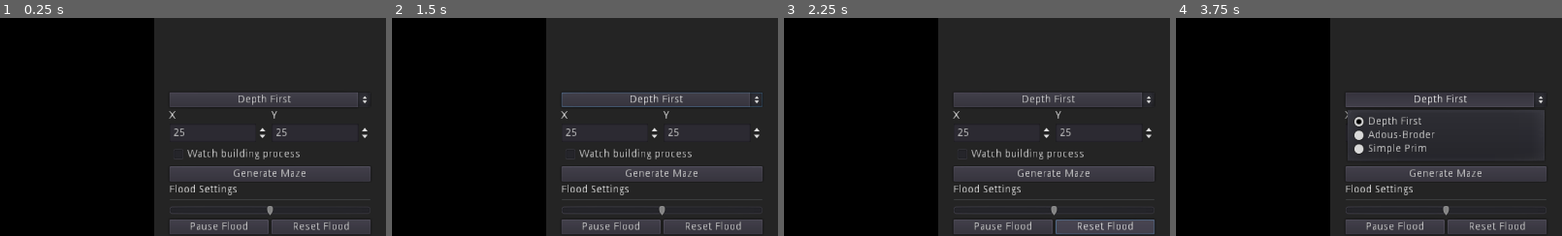
Above: before the commit, frames 1-4 (left to right).
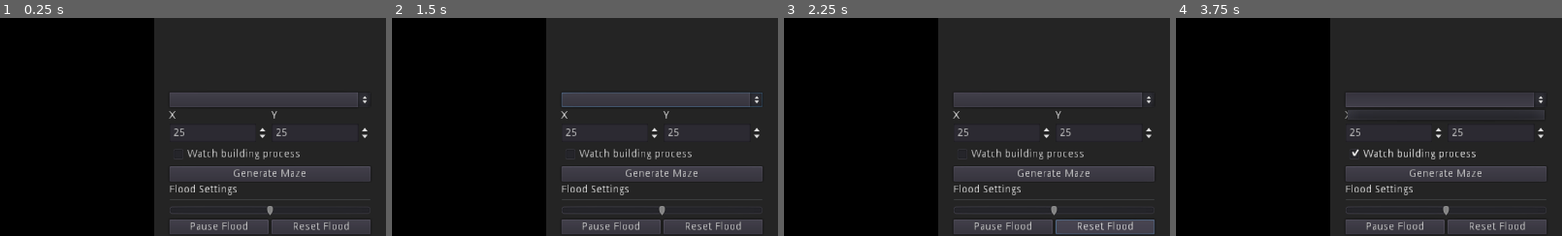
Above: after the commit, the same moments.

Repository: MarcioMed07/GMG
Game: Godot game, scene res://Scenes/Game.tscn
Two runs of this game, one before a commit and one after it. Both use one fixed random seed, a clock stepped at 60 frames per second and the inputs below.
Inputs (mouse positions are % of the whole screen's width and height, from its top left):
- Up to frame 1 (0.25 s): no input
- Up to frame 2 (1.5 s): click (85, 35) at 0.5 s; click "Generate Maze" at 1.25 s
- Up to frame 3 (2.25 s): click "Reset Flood" at 2 s
- Up to frame 4 (3.75 s): click "Watch building process" at 2.75 s; click (85, 35) at 3.5 s
The pictures show only the part of the screen within x 50-100%, y 17-67%; the shares and areas given below are measured in that part.

The runs differ from the first frame. In frame 1, 0.2% of the frame differs, in the area x 61-76%, y 35-40%; in frame 2, 0.2%; in frame 3, 0.2%; in frame 4, 1.8%, in the area x 44-96%, y 35-65%.
Error after the commit: Parse Error: Can't preload resource at path: res://Scripts/Algorithms/Prim.gd (res://Scripts/Maze.gd:6)

Commit message:
Each algorithm to its own file

Diff:
--- a/Scenes/Game.tscn
+++ b/Scenes/Game.tscn
@@ -181,7 +181,6 @@
 size_flags_horizontal = 3
 text = "Reset Flood"
 [connection signal="dragged" from="CanvasLayer/Divider" to="CanvasLayer/Divider/ViewportContainer/Maze" method="_on_Divider_dragged"]
-[connection signal="item_selected" from="CanvasLayer/Divider/Panel/MarginContainer/VBoxContainer/OptionButton" to="CanvasLayer/Divider/ViewportContainer/Maze" method="_on_OptionButton_item_selected"]
 [connection signal="value_changed" from="CanvasLayer/Divider/Panel/MarginContainer/VBoxContainer/DimensionHbox/XSpinVBox/XSpinBox" to="CanvasLayer/Divider/ViewportContainer/Maze" method="_on_XSpinBox_value_changed"]
 [connection signal="value_changed" from="CanvasLayer/Divider/Panel/MarginContainer/VBoxContainer/DimensionHbox/YSpinVBox/YSpinBox" to="CanvasLayer/Divider/ViewportContainer/Maze" method="_on_YSpinBox_value_changed"]
 [connection signal="pressed" from="CanvasLayer/Divider/Panel/MarginContainer/VBoxContainer/GenerateButton" to="CanvasLayer/Divider/ViewportContainer/Maze" method="_on_GenerateButton_pressed"]
--- a/Scripts/DepthFirst.gd
+++ /dev/null
@@ -1,16 +0,0 @@
-extends Node
-
-
-# Declare member variables here. Examples:
-# var a = 2
-# var b = "text"
-
-
-# Called when the node enters the scene tree for the first time.
-func _ready():
-	pass # Replace with function body.
-
-
-# Called every frame. 'delta' is the elapsed time since the previous frame.
-#func _process(delta):
-#	pass
--- a/Scripts/Maze.gd
+++ b/Scripts/Maze.gd
@@ -1,19 +1,24 @@
 extends Node2D
 const Cell = preload("Cell.gd");
+const Utils = preload("Utils.gd")
+
+const algorithms = [
+	preload("res://Scripts/Algorithms/Prim.gd"),
+	preload("res://Scripts/Algorithms/DepthFirst.gd"),
+	preload("res://Scripts/Algorithms/AldousBroder.gd")
+]
 
 #Ui Variables
 onready var panel: Panel =  get_node("/root/Game/CanvasLayer/Divider/Panel")
 onready var watchBuilding: CheckBox = panel.get_node("MarginContainer/VBoxContainer/WatchCheckBox")
 onready var xSpinBox: SpinBox = panel.get_node("MarginContainer/VBoxContainer/DimensionHbox/XSpinVBox/XSpinBox")
 onready var ySpinBox: SpinBox = panel.get_node("MarginContainer/VBoxContainer/DimensionHbox/YSpinVBox/YSpinBox")
+onready var options: OptionButton = panel.get_node("MarginContainer/VBoxContainer/OptionButton")
 
 # Maze variables
 var height: int = 4;
 var width: int = 4;
 var cells: Array;
-var dummy: Cell = Cell.new();
-var generator = funcref(self, "generateDepthFirst")
-var generatorProccess
 var processingMaze = false
 var cellStack = []
 
@@ -29,10 +34,8 @@
 	width = xSpinBox.value
 	height = ySpinBox.value
 	var speedModifier = panel.get_node("MarginContainer/VBoxContainer/SpeedSlider").value
-	var options = panel.get_node("MarginContainer/VBoxContainer/OptionButton")
-	options.add_item("Depth First",0)
-	options.add_item("Adous-Broder",1)
-	options.add_item("Simple Prim",2)
+	for algorithm in algorithms:
+		options.add_item(algorithm.name)
 #	generator.call_func();
 	pass
 
@@ -41,115 +44,12 @@
 	if Input.is_action_just_pressed("mouse_click"):
 		floodQueue.append($TileMap.world_to_map(get_global_mouse_position()/scale))
 	floodProcess(delta)
-	if processingMaze:
-		generatorProccess.call_func();
-	while !watchBuilding.pressed && processingMaze:
-		generatorProccess.call_func();
-	pass
-
-
-## Depth First
-func generateDepthFirst():
-	prepareMaze()
-	var x = 0;
-	var y = 0;
-	cellStack = []
-	var cell = getCell(x,y)
-	cell.visit()
-	cellStack.push_back(cell)
-	processingMaze = true
-	generatorProccess = funcref(self, "processDepthFirst")
-
-
-func processDepthFirst():
-	if cellStack.size() > 0:
-		var found = false
-		var cell = cellStack.pop_front()
-		var neiDict = getNeighbors(cell.x,cell.y)
-		var neiKeys = shuffle(neiDict.keys())
-		for dir in neiKeys:
-			if !neiDict[dir].visited:
-				cellStack.push_front(cell)
-				neiDict[dir].setWall(Cell.oppositeWall(dir),false);
-				cell.setWall(dir,false)
-				neiDict[dir].visit()
-				cellStack.push_front(neiDict[dir])
-				found = true
-				break
-		if !found:
-			processDepthFirst()
-	else:
-		processingMaze = false
-		buildTiles()
-	if watchBuilding.pressed:
-		buildTiles(true)
-
-
-## Aldous-Broder
-func generateAldousBroder():
-	prepareMaze()
-	cellStack = []
-	var cell = getCell(0,0)
-	cell.visit()
-	cellStack.push_front(cell)
-	processingMaze = true
-	generatorProccess = funcref(self, "processAldousBroder")
-
-
-func processAldousBroder():
-	if cellStack.size() < cells.size():
-		var cell = cellStack[0]
-		var neiDict = getNeighbors(cell.x,cell.y)
-		var neiKeys = shuffle(neiDict.keys())
-		for dir in neiKeys:
-			if neiDict[dir] != dummy:
-				if !neiDict[dir].visited:
-					neiDict[dir].setWall(Cell.oppositeWall(dir),false)
-					cell.setWall(dir,false)
-					neiDict[dir].visit()
-					cellStack.push_front(neiDict[dir])
-				else:
-					cellStack.erase(neiDict[dir])
-					cellStack.push_front(neiDict[dir])
-				break;
+
+	while processingMaze:
+		algorithms[options.selected].process(self)
 		if watchBuilding.pressed:
 			buildTiles(true)
-	else:
-		buildTiles()
-		processingMaze = false
-
-
-## Prim
-func generatePrim():
-	prepareMaze()
-	cellStack = []
-	var cell = getCell(0,0)
-	cell.visit()
-	cellStack.push_front(cell)
-	processingMaze = true
-	generatorProccess = funcref(self, "processPrim")
-	pass
-
-
-func processPrim():
-	if cellStack.size() > 0:
-		cellStack = shuffle(cellStack)
-		var cell = cellStack.pop_front()
-		var neiDict = getNeighbors(cell.x,cell.y)
-		var neiKeys = shuffle(neiDict.keys())
-		for dir in neiKeys:
-			if !neiDict[dir].visited:
-				neiDict[dir].setWall(Cell.oppositeWall(dir),false);
-				cell.setWall(dir,false)
-				neiDict[dir].visit()
-				cellStack.push_front(neiDict[dir])
-				cellStack.push_front(cell)
-				break
-		if watchBuilding.pressed:
-			buildTiles(true)
-	else:
-		buildTiles()
-		processingMaze = false
+			break
 	pass
 
 
@@ -166,7 +66,7 @@
 	var q = []
 	for vector in queue:
 		q.append(flood(vector))
-	return flat(q)
+	return Utils.flat(q)
 
 
 func flood(vector:Vector2):
@@ -192,6 +92,8 @@
 
 
 func getNeighbors(x,y):
+	var dummy = Cell.new()
+	dummy.visit()
 	return {
 		Cell.Wall.UP: getCell(x,y-1) if y > 0 else dummy, 			#UP
 		Cell.Wall.DOWN: getCell(x,y+1) if y < height-1 else dummy,	#DOWN
@@ -201,9 +103,9 @@
 
 
 func prepareMaze():
+
 	width = xSpinBox.value
 	height = ySpinBox.value
-	dummy.visit();
 	cells = []
 	var size = height*width;
 	for i in range(size):
@@ -212,7 +114,14 @@
 		cell.y = int(i/width);
 		cells.append(cell);
 	$TileMap.clear()
+	fixScale()
 	last = getCell(0,0)
+
+
+func finishGeneration():
+	processingMaze = false
+	buildTiles()
+	options.disabled = false
 
 
 func fixScale():
@@ -228,7 +137,6 @@
 
 func buildTiles(building = false):
 	var tm = $TileMap
-	fixScale()
 	if building && cellStack.size() > 0:
 		var cell = cellStack[0]
 		if last:
@@ -256,46 +164,17 @@
 			tm.set_cellv(vec + Vector2(+1+1,0+1), cell.walls[Cell.Wall.RIGHT])
 
 
-## Easy of life stuff
-func flat(arr):
-	var flat_list = []
-	for sublist in arr:
-		if sublist:
-			for item in sublist:
-				flat_list.append(item)
-	return flat_list
-
-func shuffle(arr):
-	var shuffled = arr.duplicate()
-	shuffled.shuffle()
-	var sampled = []
-	for i in range(arr.size()):
-		sampled.append( shuffled.pop_front() )
-	return sampled
-
-
 ## Connections
 func _on_SpeedSlider_value_changed(value):
 	speedModifier = value
 	pass # Replace with function body.
 
 
-func _on_OptionButton_item_selected(index):
-	match(index):
-		0:
-			generator = funcref(self, "generateDepthFirst")
-		1:
-			generator = funcref(self, "generateAldousBroder")
-		2:
-			generator = funcref(self, "generatePrim")
-		_:
-			generator = funcref(self, "generateDepthFirst")
-	pass # Replace with function body.
-
-
 func _on_GenerateButton_pressed():
-	generator.call_func();
+	algorithms[options.selected].generate(self)
 	floodQueue = []
+	processingMaze = true
+	options.disabled = true
 	pass # Replace with function body.
 
 
Not shown, changed: CHANGELOG.md
